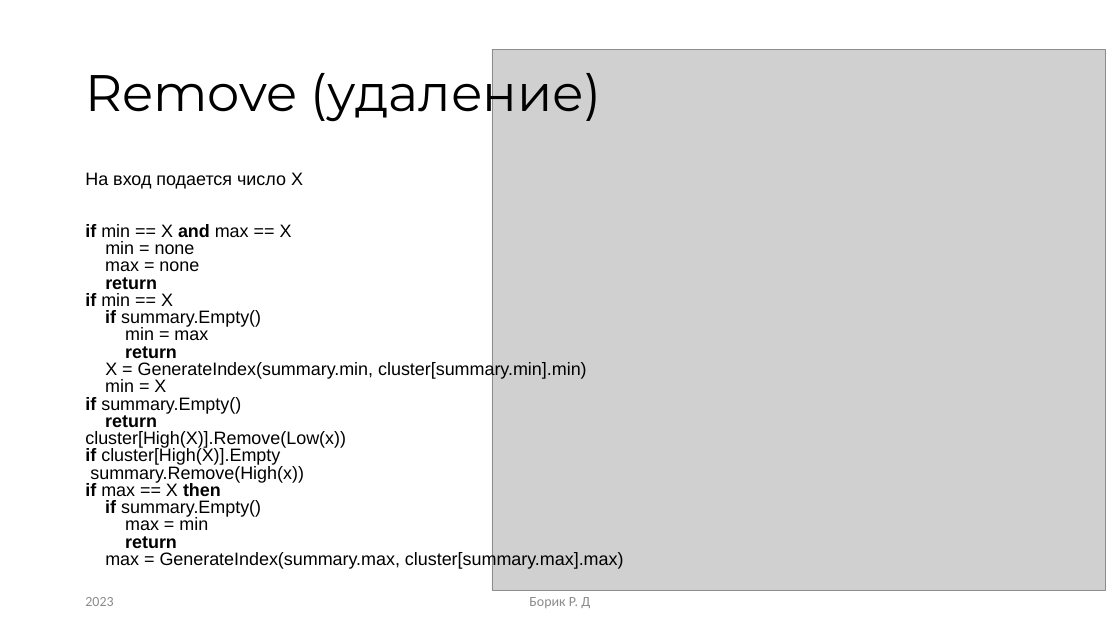
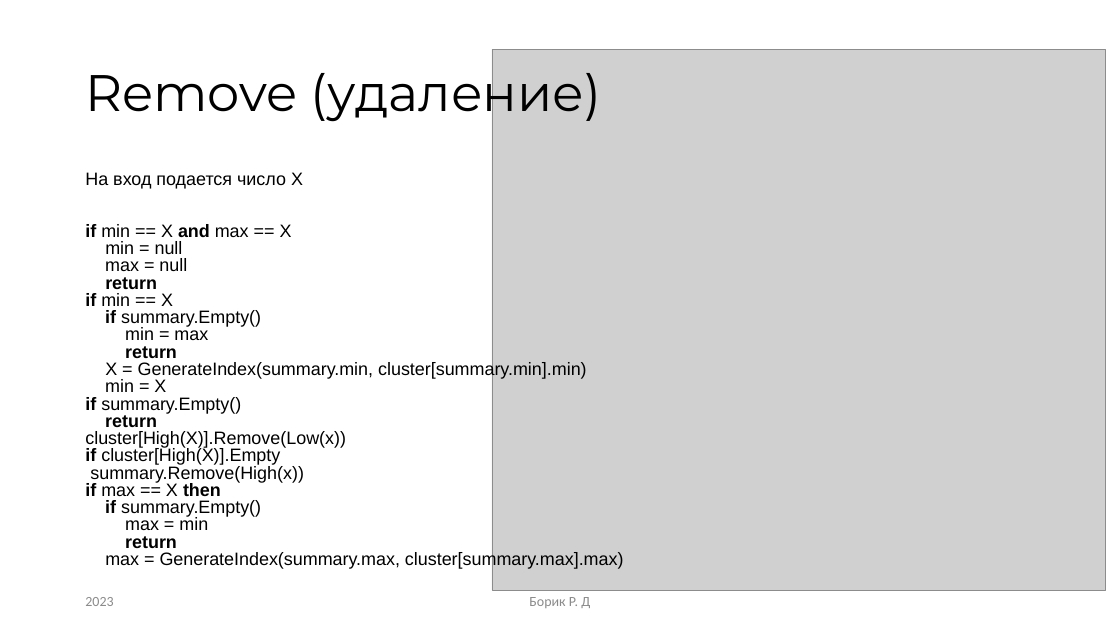
Before and after one commit to RandomServant/Van-Emde-Boas-tree, a slide deck: slide 10 of Presentation van Emde Boas tree.pptx. Drawn at 1120x630 pixels with LibreOffice and Linux fonts; fonts in the diff are those of the drawing; grey boxes stand for pictures. Boxes give left, top, right and bottom in pixels: in the first picture for what was removed or moved away, otherwise in the second. Text is boxed around its words. In the diff, an @@ line names an element or a change of style, - is before the commit and + after.

```diff
--- a/Presentation van Emde Boas tree.pptx
+++ b/Presentation van Emde Boas tree.pptx
@@ text at bbox=[85, 224, 292, 306]: text changed @@
-if min == Х and max == Х
-min = none
-max = none
-return
-if min == X
+if min == Х and max == Х
+min = null
+max = null
+return
+if min == X
```
Also in this commit, not shown: 3 other slides changed, 9 other files.
